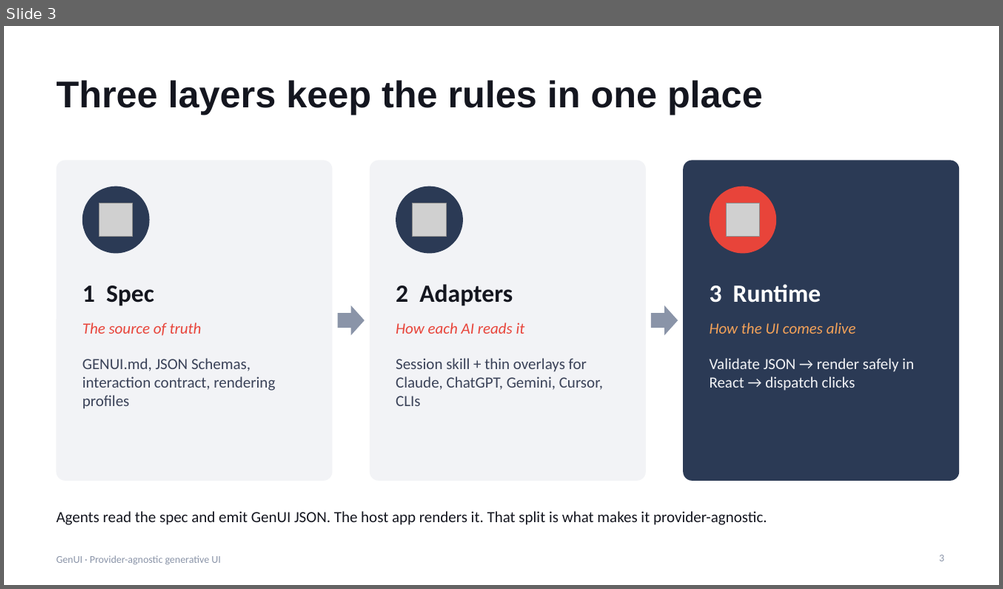
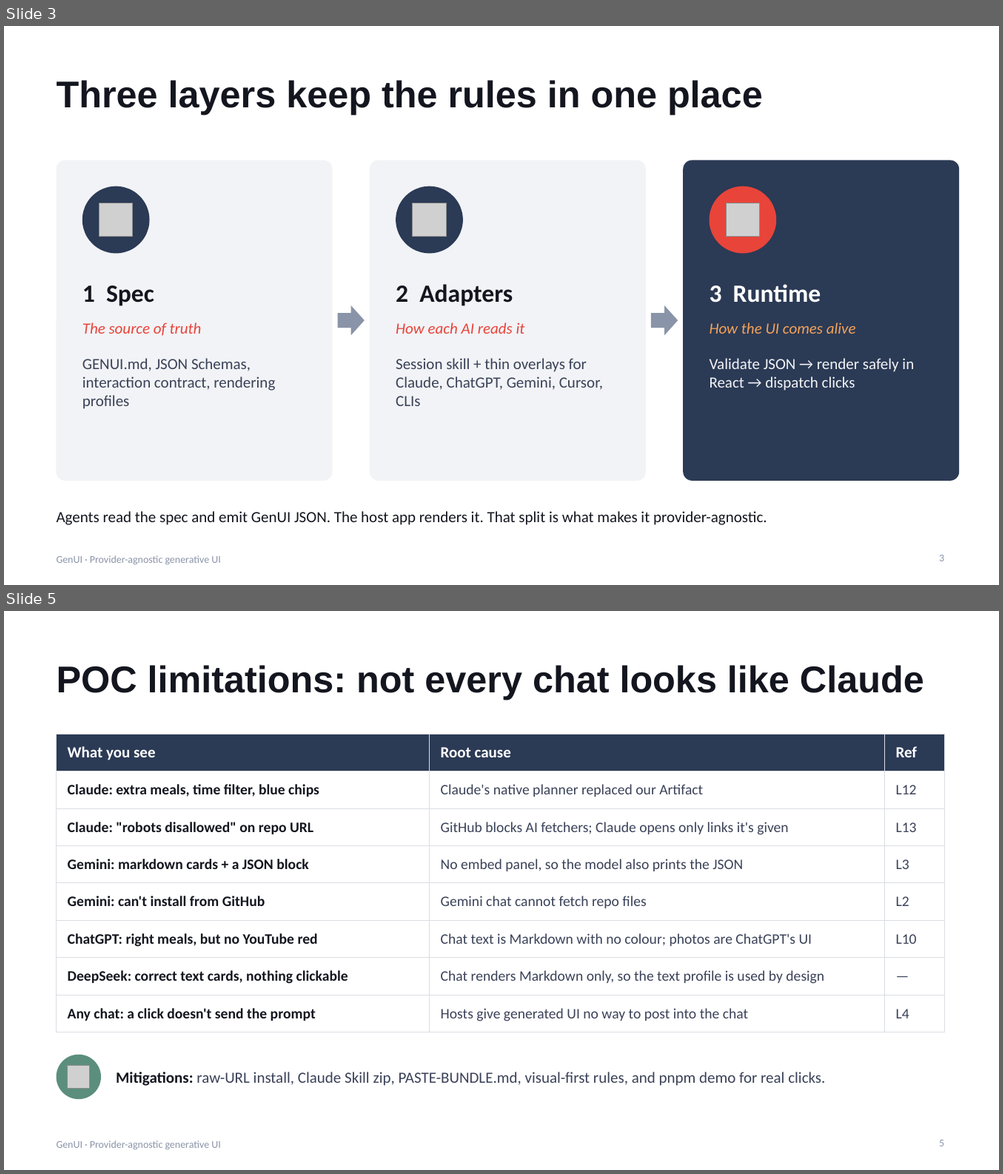
Before and after one commit to noahtan917/gen-ui, a slide deck: docs/GenUI-Presentation.pptx. Shown one above the other, each under a label of ours: slide 3 before the commit, slides 3 and 5 after it; the slides between them are not shown. The pictures are 1003x589 and 1003x1174 pixels, drawn with LibreOffice and Linux fonts; fonts in the diff are those of the drawing; grey boxes stand for pictures. Boxes give left, top, right and bottom in pixels: in the first picture for what was removed or moved away, otherwise in the second. Text is boxed around its words. In the diff, an @@ line names an element or a change of style, - is before the commit and + after.

Commit message:
Update presentation slides to reflect findings from manual testing of GenUI across various chat hosts. Enhance documentation with detailed observations on installation issues, UI rendering limitations, and interaction semantics. Revise slide titles and content for clarity, ensuring accurate representation of capabilities and constraints for each provider. Include new insights on the persistent Claude Skill and the necessity of raw URL installs for optimal functionality.

```diff
--- a/docs/GenUI-Presentation.pptx
+++ b/docs/GenUI-Presentation.pptx
@@ slide 5 added at (x1=4, y1=611, x2=999, y2=1170), background #FFFFFF; not listed: 1 template element that a slide beside it also shows @@
@@ title added at (x1=57, y1=665, x2=924, y2=700), 36 pt, text #14161F, bold @@
+POC limitations: not every chat looks like Claude
@@ table added at (x1=57, y1=734, x2=944, y2=1025), 8 rows, 3 columns @@
+What you see | Root cause | Ref
+Claude: extra meals, time filter, blue chips | Claude's native planner replaced our Artifact | L12
+Claude: "robots disallowed" on repo URL | GitHub blocks AI fetchers; Claude opens only links it's given | L13
+Gemini: markdown cards + a JSON block | No embed panel, so the model also prints the JSON | L3
+Gemini: can't install from GitHub | Gemini chat cannot fetch repo files | L2
+ChatGPT: right meals, but no YouTube red | Chat text is Markdown with no colour; photos are ChatGPT's UI | L10
+DeepSeek: correct text cards, nothing clickable | Chat renders Markdown only, so the text profile is used by design | —
+Any chat: a click doesn't send the prompt | Hosts give generated UI no way to post into the chat | L4
@@ ellipse added at (x1=57, y1=1055, x2=101, y2=1099), fill #5B8E7D @@
@@ picture added at (x1=68, y1=1066, x2=90, y2=1088) @@
@@ text added at (x1=116, y1=1072, x2=825, y2=1086), 15 pt, text #3A4258 @@
+Mitigations: raw-URL install, Claude Skill zip, PASTE-BUNDLE.md, visual-first rules, and pnpm demo for real clicks.
@@ page number added at (x1=939, y1=1140, x2=944, y2=1147), 10 pt, text #8A94A8 @@
+5
```
Also in this commit, not shown: 4 slides changed, 3 other slides added, 2 slides removed, 1 other file.
